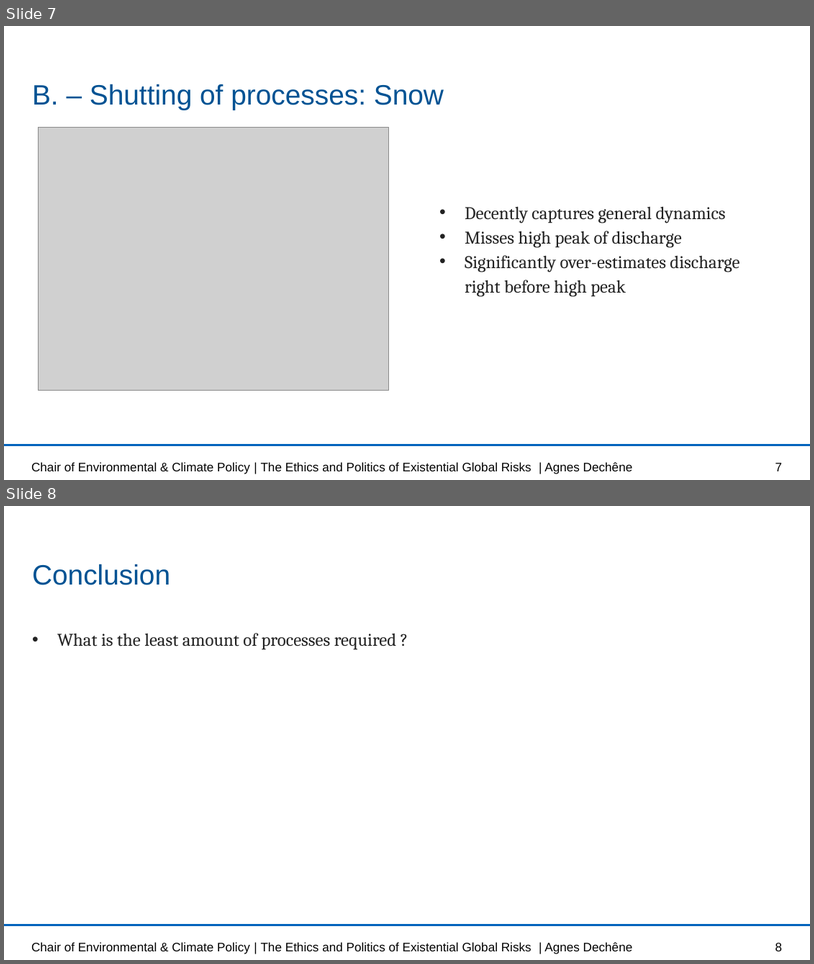
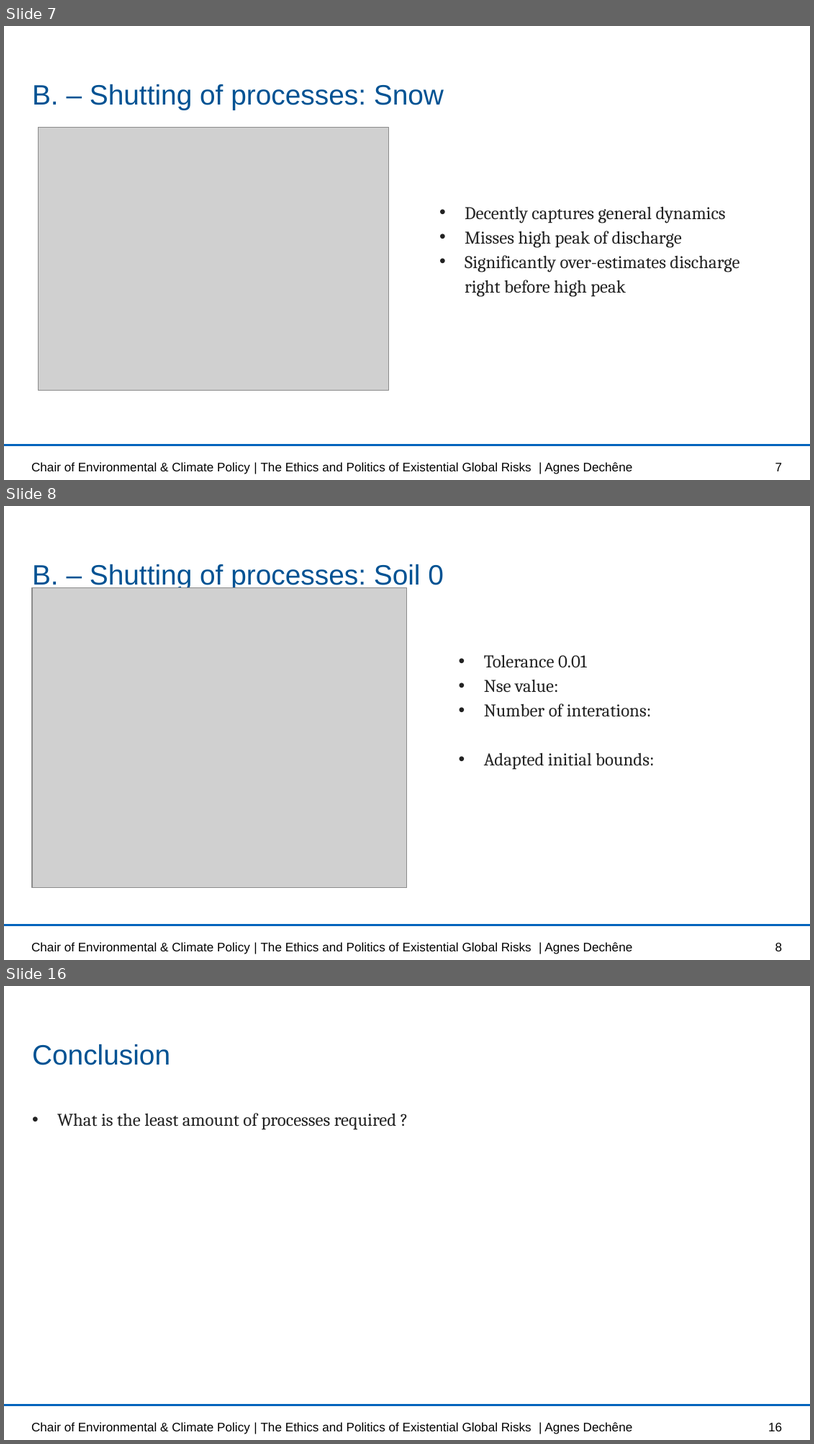
Before and after one commit to lisab00/UncertaintyQuantificationHydrology, a slide deck: MMUQ_task1.pptx. Shown one above the other, each under a label of ours: slides 7 and 8 before the commit, slides 7, 8 and 16 after it; the slides between them are not shown. The pictures are 814x964 and 814x1444 pixels, drawn with LibreOffice and Linux fonts; fonts in the diff are those of the drawing; grey boxes stand for pictures; background and template pictures are left out. Boxes give left, top, right and bottom in pixels: in the first picture for what was removed or moved away, otherwise in the second. Text is boxed around its words. In the diff, an @@ line names an element or a change of style, - is before the commit and + after.

```diff
--- a/MMUQ_task1.pptx
+++ b/MMUQ_task1.pptx
@@ slide 8 added at bbox=[4, 506, 810, 960], background #FFFFFF; not listed: 1 template element that a slide beside it also shows @@
@@ title added at bbox=[32, 564, 444, 590], 25 pt, text #005293 @@
+B. – Shutting of processes: Soil 0
@@ picture added at bbox=[32, 588, 407, 888] @@
@@ text added at bbox=[484, 654, 654, 770], 16 pt, text #222222 @@
+• Tolerance 0.01
+• Nse value:
+• Number of interations:
+• Adapted initial bounds:
@@ text added at bbox=[31, 942, 633, 954], 11 pt, text #000000 @@
+Chair of Environmental & Climate Policy | The Ethics and Politics of Existential Global Risks | Agnes Dechêne
@@ page number added at bbox=[776, 942, 783, 951], 11 pt, text #000000 @@
+8
@@ what was slide 8 is now slide 16 @@
@@ page number at bbox=[769, 1422, 782, 1431]: text changed @@
-8
+16
```
Also in this commit, not shown: 5 slides changed, 3 other slides added, 23 slides removed.
